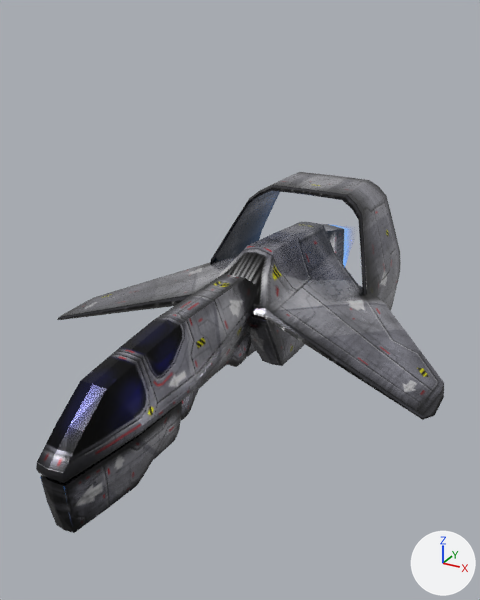
What one commit did to the glTF model gfx/ship3d/Gawain/gawain.gltf.
One viewpoint serves both versions: a 50 mm lens placed at (11.7, -20.6, 10.8), pointed at (-0.7, 1.8, -0.4). Arrows for +X, +Y and +Z are at lower right; the lights stay in place. Where no turn or scale is listed for an object, it has been applied to the vertices.

In view in the first picture: 'base_glow'.
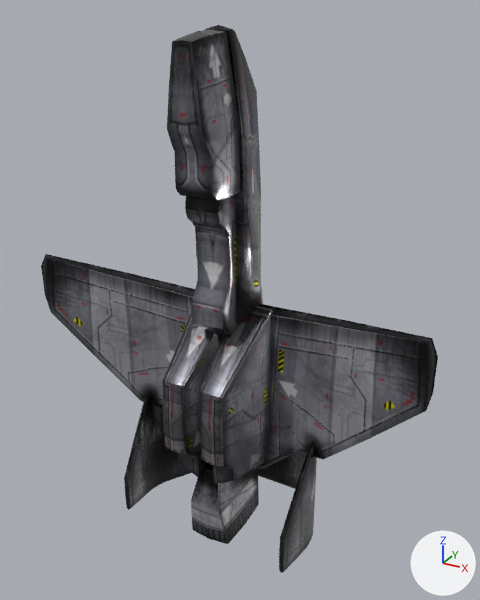
Patch to the scene script:
```diff
--- a/gfx/ship3d/Gawain/gawain.gltf.py
+++ b/gfx/ship3d/Gawain/gawain.gltf.py
@@ img_gawainglo @@
+img_gawainglo = load_image('gawainGLO', 'gawainGLO.webp', 512, 512, 'sRGB')
@@ mat_base @@
+mat_base = bpy.data.materials.new('base')
+# uses the picture img_gawain
+# uses the picture img_gawainglo
@@ me_base_1 @@
+me_base_1.from_pydata(...)  # 700 vertices, 1332 faces; spans x -8.3..8.3, y -3.3..3.3, z -10.3..10.3
+me_base_1.materials.append(mat_base)
@@ ob_base_glow @@
-ob_base_glow = bpy.data.objects.new('base_glow', me_base_001)
+ob_base_glow = bpy.data.objects.new('base_glow', me_base_1)
 ob_base_glow.location = (0.0, 0.0, 0.0)
```

Boxes (x1, y1, x2, y2) around the edits, measured in the pictures (480 x 600 px):
'base_glow', reshaped (52% taller): before (36, 172, 444, 533); after (41, 25, 438, 573)
